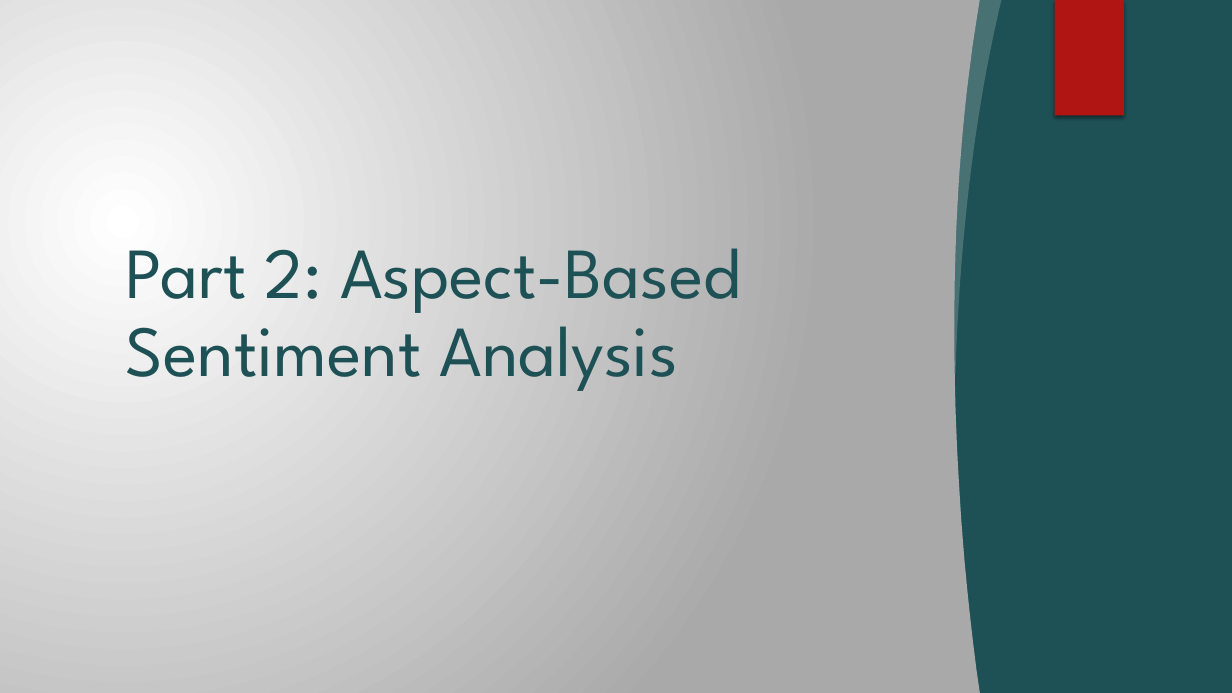
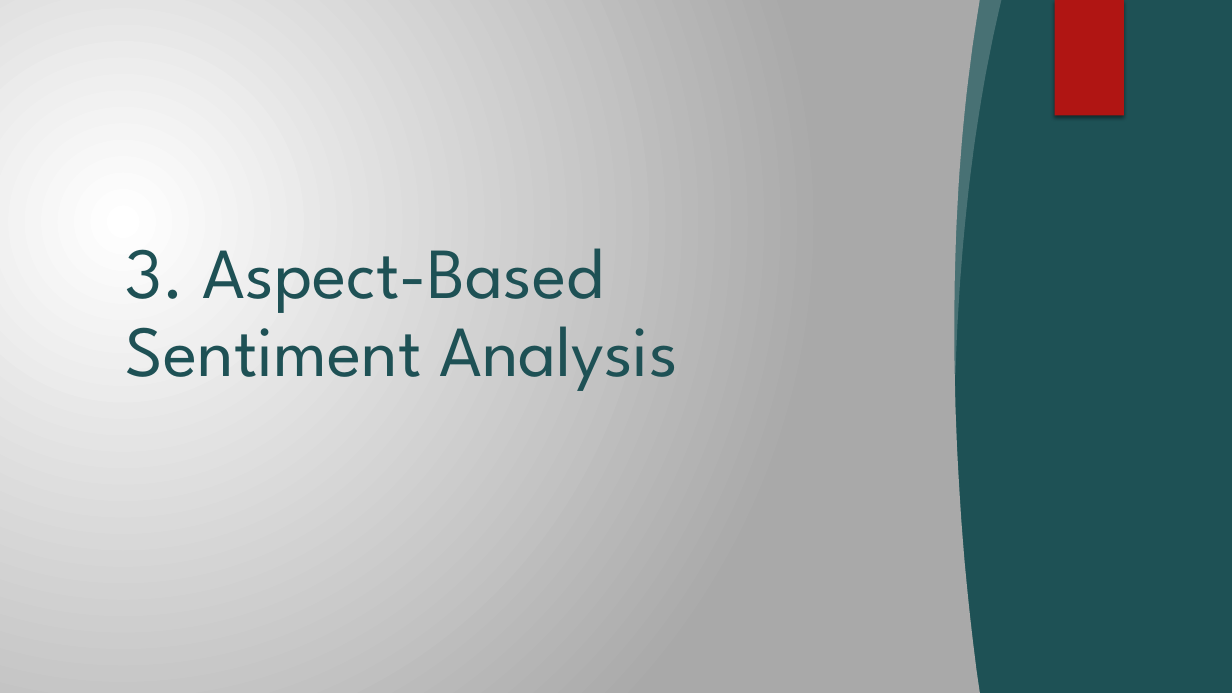
Before and after one commit to ayan1995/Thinkful, a slide deck: slide 15 of Bootcamp/Final Capstone Opinion Mining/Opinion Mining Presentation.pptx (slide 19 before the commit). Drawn at 1232x693 pixels with LibreOffice and Linux fonts; fonts in the diff are those of the drawing; grey boxes stand for pictures; background and template pictures are left out. Boxes give left, top, right and bottom in pixels: in the first picture for what was removed or moved away, otherwise in the second. Text is boxed around its words. In the diff, an @@ line names an element or a change of style, - is before the commit and + after.

```diff
--- a/Bootcamp/Final Capstone Opinion Mining/Opinion Mining Presentation.pptx
+++ b/Bootcamp/Final Capstone Opinion Mining/Opinion Mining Presentation.pptx
@@ title at bbox=[126, 248, 677, 391]: text changed @@
-Part 2: Aspect-Based Sentiment Analysis
+3. Aspect-Based Sentiment Analysis
```
Also in this commit, not shown: 5 other slides changed, 1 slide added, 11 slides removed, 1 other file.
